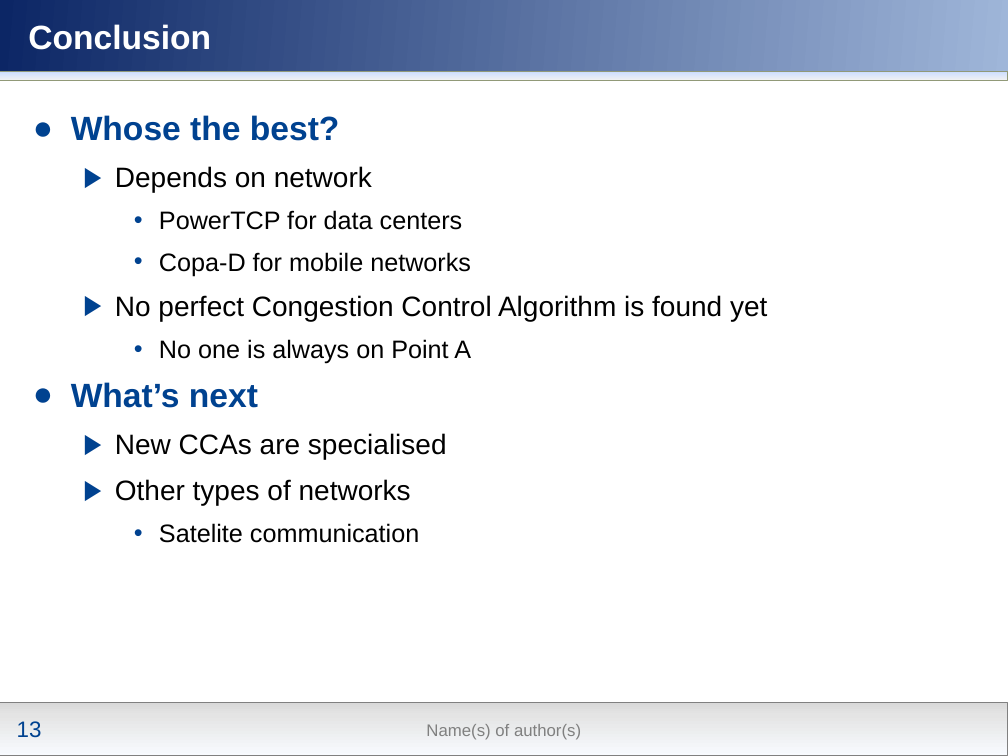
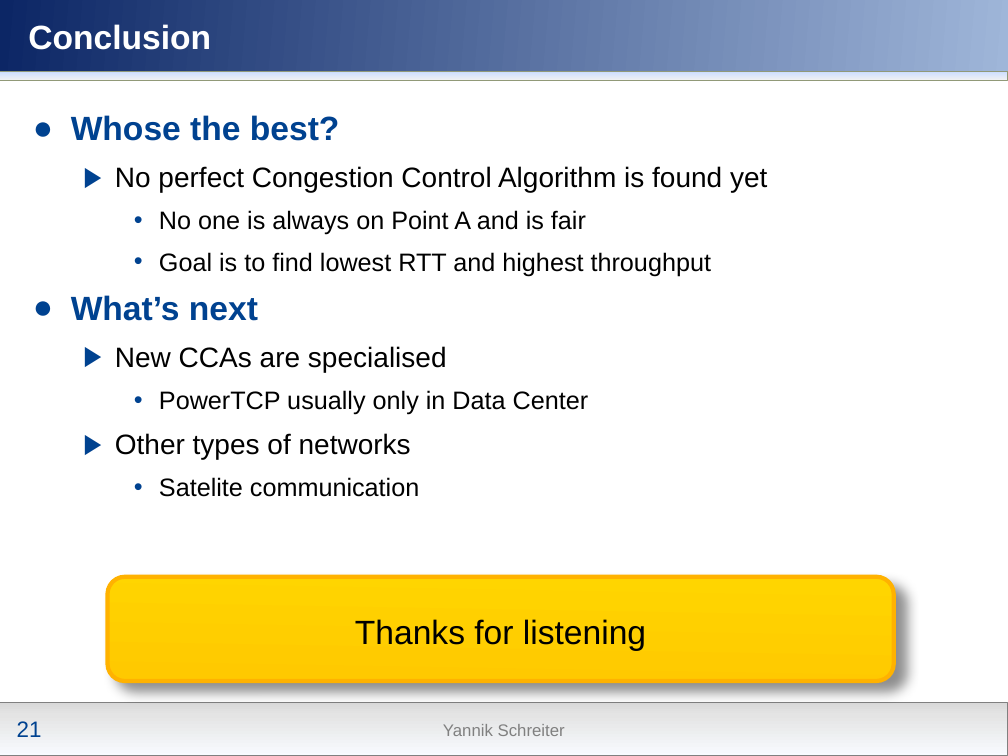
Before and after one commit to nochlachstdu/Seminararbeit, a slide deck: slide 21 of Modern_Congestion_Control.pptx (slide 13 before the commit). Drawn at 1008x756 pixels with LibreOffice and Linux fonts; fonts in the diff are those of the drawing; background and template pictures are left out. Boxes give left, top, right and bottom in pixels: in the first picture for what was removed or moved away, otherwise in the second. Text is boxed around its words. In the diff, an @@ line names an element or a change of style, - is before the commit and + after.

```diff
--- a/Modern_Congestion_Control.pptx
+++ b/Modern_Congestion_Control.pptx
@@ text at (115,166,471,276): paragraphs removed @@
-  ▶ Depends on network
-    • PowerTCP for data centers
-    • Copa-D for mobile networks
@@ text at (159,210,711,276): text changed @@
-    • No one is always on Point A
+    • No one is always on Point A and is fair
+    • Goal is to find lowest RTT and highest throughput
@@ text at (159,390,589,415): paragraph added @@
+    • PowerTCP usually only in Data Center
@@ rounded rectangle added at (108,577,894,680), fill gradient #FFD500 to #FFC900, outline #FFB200 3 pt, 24 pt, text #000000 @@
+Thanks for listening
@@ page number at (17,721,42,737): text changed @@
-13
+21
@@ text at (443,724,565,736): text changed @@
-Name(s) of author(s)
+Yannik Schreiter
```
Also in this commit, not shown: 15 other slides changed, 11 slides added.
